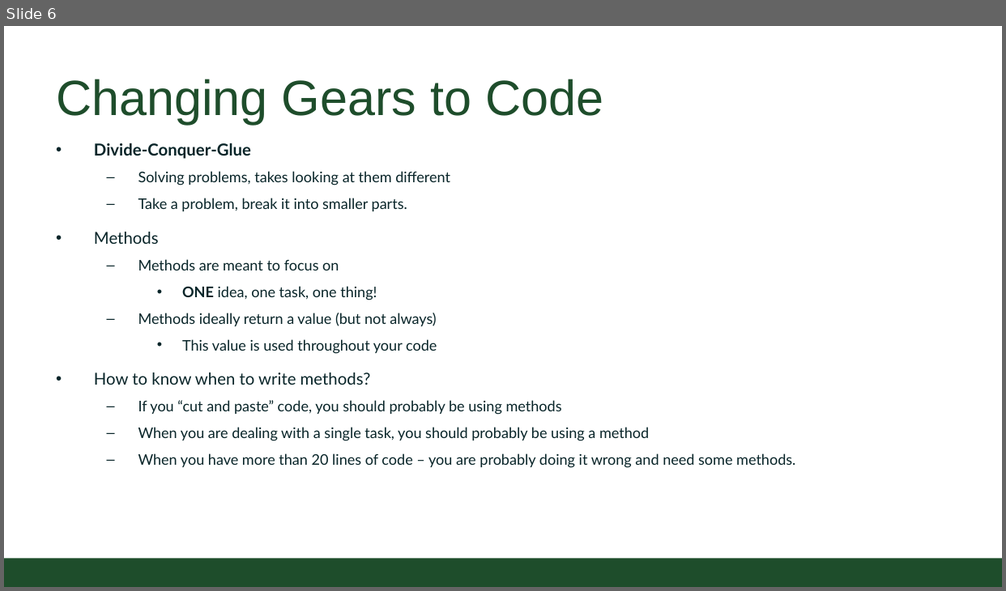
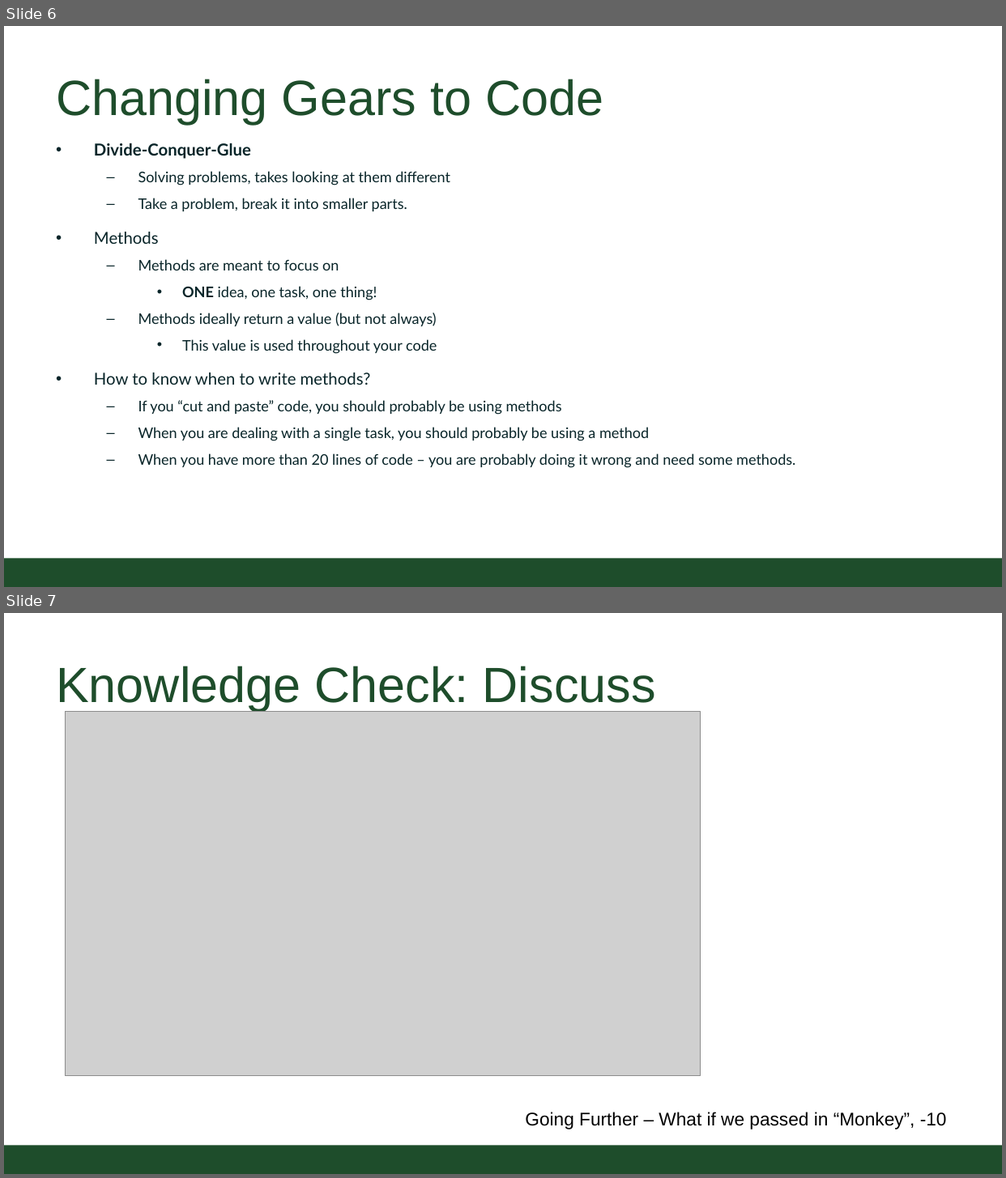
Before and after one commit to CSU-CompSci-CS163-4/Handouts, a slide deck: help session/week3/week3_methods_and_problems.pptx. Shown one above the other, each under a label of ours: slide 6 before the commit, slides 6 and 7 after it. The pictures are 1006x591 and 1006x1178 pixels, drawn with LibreOffice and Linux fonts; fonts in the diff are those of the drawing; grey boxes stand for pictures; background and template pictures are left out. Boxes give left, top, right and bottom in pixels: in the first picture for what was removed or moved away, otherwise in the second. Text is boxed around its words. In the diff, an @@ line names an element or a change of style, - is before the commit and + after.

Commit message:
updated with knowledge check

```diff
--- a/help session/week3/week3_methods_and_problems.pptx
+++ b/help session/week3/week3_methods_and_problems.pptx
@@ slide 7 added at (4, 613, 1002, 1174), background #FFFFFF; not listed: 1 template element that a slide beside it also shows @@
@@ title added at (56, 666, 656, 711), 54 pt, text #1E4D2B @@
+Knowledge Check: Discuss
@@ picture added at (66, 711, 700, 1076) @@
@@ text added at (525, 1112, 947, 1130), 20 pt, text #000000 @@
+Going Further – What if we passed in “Monkey”, -10
```
Also in this commit, not shown: 1 slide changed.
